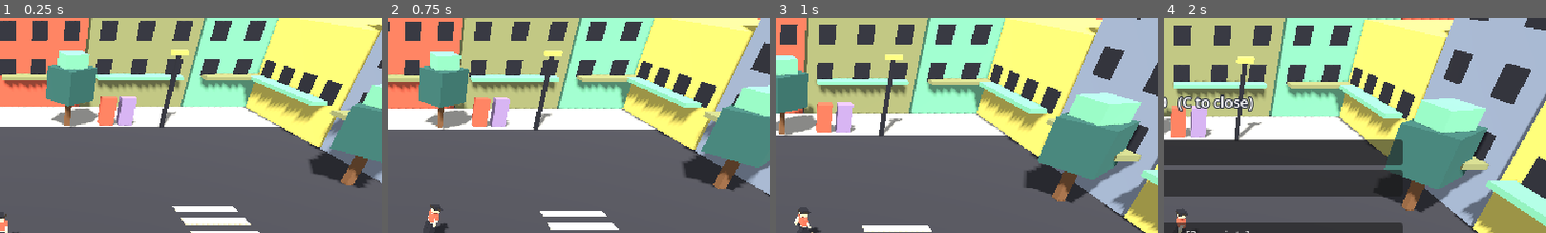
Above: before the commit, frames 1-4 (left to right).
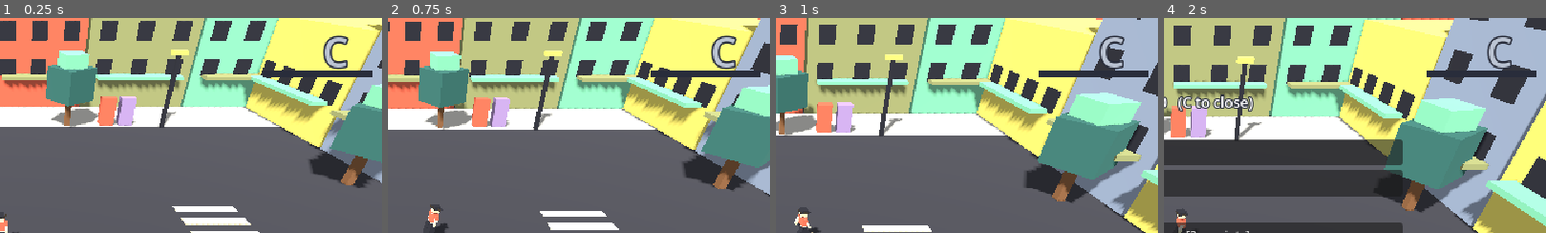
Above: after the commit, the same moments.

Repository: yauchai2/Game-Lab-2
Game: Godot game, scene res://game/main.tscn
Same seed, same stepped clock (60 frames per second), same inputs: the game is played once before the commit and once after it.
Inputs (mouse positions are % of the whole screen's width and height, from its top left):
- Up to frame 1 (0.25 s): no input
- Up to frame 2 (0.75 s): tap Enter at 0.5 s; move the mouse to (72, 45) at 0.52 s; tap Space at 0.6 s; click (72, 45) at 0.67 s
- Up to frame 3 (1 s): tap Space at 0.77 s
- Up to frame 4 (2 s): tap Space at 1.07, 1.52, 1.55, 1.82 s; move the mouse to (30, 55) at 1.27 s; tap C at 1.35 s; click (30, 55) at 1.42 s
The pictures show only the part of the screen within x 50-100%, y 0-50%; the shares and areas given below are measured in that part.

The runs differ from the first frame. In frame 1, 1.3% of the frame differs, in the area x 68-98%, y 8-28%; in frame 2, 1.4%; in frame 3, 1.2%; in frame 4, 0.9%.

Commit message:
Style meter (C-S ranks) with in-world random perk crates on rank-up
Co-Authored-By: Claude Sonnet 5.5 <noreply@anthropic.com>
Claude-Session: https://claude.ai/code/session_018tqqU7rwEZ4u67toavQ9ri

Diff:
--- a/game/scripts/enemy.gd
+++ b/game/scripts/enemy.gd
@@ -40,6 +40,9 @@
 		remove_from_group("enemies")
 		collision_layer = 0
 		_drop_loot()
+		var player := get_tree().get_first_node_in_group("player")
+		if player:
+			player.add_style(5.0)
 		var die := create_tween()
 		die.tween_property(self, "scale", Vector3(1.2, 0.01, 1.2), 0.25)
 		die.tween_callback(queue_free)
--- a/game/scripts/hud.gd
+++ b/game/scripts/hud.gd
@@ -8,6 +8,9 @@
 var xp_fill := ColorRect.new()
 var info := Label.new()
 var banner := Label.new()
+var rank_label := Label.new()
+var style_back := ColorRect.new()
+var style_fill := ColorRect.new()
 var bench := VBoxContainer.new()
 var bench_msg := Label.new()
 
@@ -38,12 +41,29 @@
 	info.position = Vector2(8, 28)
 	info.add_theme_font_size_override("font_size", 10)
 	add_child(info)
+	rank_label.position = Vector2(590, 4)
+	rank_label.add_theme_font_size_override("font_size", 34)
+	rank_label.add_theme_color_override("font_outline_color", Color("292D3B"))
+	rank_label.add_theme_constant_override("outline_size", 6)
+	add_child(rank_label)
+	style_back.color = Color("292D3B")
+	style_back.position = Vector2(540, 44)
+	style_back.size = Vector2(92, 5)
+	add_child(style_back)
+	style_fill.color = Color("D6D573")
+	style_fill.position = Vector2(541, 45)
+	style_fill.size = Vector2(90, 3)
+	add_child(style_fill)
 	banner.position = Vector2(8, 150)
 	banner.add_theme_font_size_override("font_size", 20)
 	add_child(banner)
 
 func _process(_delta: float) -> void:
 	hp_fill.size.x = BAR_SIZE.x * float(jax.hp) / float(jax.max_hp)
+	var r: int = jax.rank_index()
+	rank_label.text = jax.RANKS[r]
+	rank_label.add_theme_color_override("font_color", [Color("BCC5D4"), Color("75C7B0"), Color("D6D573"), Color("CC6657")][r])
+	style_fill.size.x = 90.0 * fmod(jax.style, 25.0) / 25.0 if r < 3 else 90.0
 	xp_fill.size.x = BAR_SIZE.x * float(jax.xp) / float(jax.xp_to_next())
 	var cd: float = jax.skill_timer
 	var skill := "READY" if cd <= 0.0 else "%.1fs" % cd
@@ -51,8 +71,8 @@
 	info.text = "Lv %d  HP %d/%d  Wave %d  Receipts %d\nDemolish [Q/RMB]: %s   Dash [Space]: %s   Cartridge [C]" % [jax.level, jax.hp, jax.max_hp, get_parent().wave, jax.receipts, skill, dash]
 	if jax.dead:
 		banner.text = "KO  -  press R to restart"
-	elif jax.levelup_flash > 0.0:
-		banner.text = "LEVEL UP!"
+	elif jax.flash_time > 0.0:
+		banner.text = jax.flash_text
 	else:
 		banner.text = ""
 
--- a/game/scripts/jax.gd
+++ b/game/scripts/jax.gd
@@ -20,7 +20,12 @@
 var dead := false
 var level := 1
 var xp := 0
-var levelup_flash := 0.0
+var flash_text := ""
+var flash_time := 0.0
+var style := 0.0
+var style_idle := 0.0
+var last_offer_time := -99.0
+var clock := 0.0
 var receipts := 0
 var owned: Array[String] = []
 var slots: Array[String] = ["", ""]
@@ -49,7 +54,8 @@
 		max_hp += 10
 		skill_damage += 3
 		hp = max_hp
-		levelup_flash = 1.5
+		flash_text = "LEVEL UP!"
+		flash_time = 1.5
 
 const ZONE := preload("res://game/scripts/zone.gd")
 
@@ -87,6 +93,72 @@
 	equip(id)
 	return true
 
+const RANKS := ["C", "B", "A", "S"]
+const RANK_MULT := [1.0, 1.1, 1.25, 1.5]
+const PERK_CRATE := preload("res://game/scripts/perk_crate.gd")
+
+const PERKS := {
+	"damage": {"name": "Heavy Hands: Demolish dmg +20%"},
+	"radius": {"name": "Wide Slam: range +0.6m"},
+	"cooldown": {"name": "Quick Reset: cooldown -15%"},
+	"speed": {"name": "Fast Feet: move +12%"},
+	"dash": {"name": "Smooth Ride: dash cd -20%"},
+	"vitality": {"name": "Thick Skin: max HP +25"},
+	"receipts": {"name": "Pocket Change: +5 receipts"},
+}
+
+func rank_index() -> int:
+	return clampi(int(style / 25.0), 0, 3)
+
+func style_mult() -> float:
+	return RANK_MULT[rank_index()]
+
+# Style: hits, kills and close-call dashes build it; getting hit and idling drain it.
+func add_style(amount: float) -> void:
+	var before := rank_index()
+	style = clampf(style + amount, 0.0, 99.9)
+	style_idle = 0.0
+	var after := rank_index()
+	if after > before and clock - last_offer_time > 15.0:
+		last_offer_time = clock
+		flash_text = "STYLE %s!  Grab a perk" % RANKS[after]
+		flash_time = 2.0
+		_offer_perks()
+
+# Three random perk crates appear around Jax; walk into one, the rest vanish. No menu.
+func _offer_perks() -> void:
+	var pool: Array = PERKS.keys()
+	pool.shuffle()
+	var forward := -global_transform.basis.z
+	forward.y = 0.0
+	for i in 3:
+		var crate := Node3D.new()
+		crate.set_script(PERK_CRATE)
+		crate.perk_id = pool[i]
+		crate.label_text = PERKS[pool[i]]["name"]
+		get_parent().add_child(crate)
+		var dir := forward.rotated(Vector3.UP, (i - 1) * 0.9)
+		var pos := global_position + dir * 4.0
+		crate.global_position = Vector3(clampf(pos.x, -17.0, 17.0), 0.6, clampf(pos.z, -17.0, 17.0))
+
+func apply_perk(id: String) -> void:
+	match id:
+		"damage":
+			skill_damage = int(ceil(skill_damage * 1.2))
+		"radius":
+			skill_radius += 0.6
+		"cooldown":
+			skill_cooldown *= 0.85
+		"speed":
+			speed *= 1.12
+		"dash":
+			dash_cooldown *= 0.8
+		"vitality":
+			max_hp += 25
+			hp += 25
+		"receipts":
+			receipts += 5
+
 func heal(amount: int) -> void:
 	hp = mini(hp + amount, max_hp)
 
@@ -94,6 +166,7 @@
 	if dead or dash_left > 0.0:
 		return
 	hp = maxi(hp - amount, 0)
+	style = maxf(style - 30.0, 0.0)
 	if hp == 0:
 		dead = true
 		has_target = false
@@ -141,9 +214,20 @@
 	dir.y = 0.0
 	dash_dir = dir.normalized()
 	dash_left = dash_time
+	if _danger_near(3.5):
+		add_style(10.0)
 	dash_timer = dash_cooldown
 	has_target = false
 	look_at(global_position + dash_dir, Vector3.UP)
+
+func _danger_near(radius: float) -> bool:
+	for group in ["enemies", "projectiles"]:
+		for n in get_tree().get_nodes_in_group(group):
+			var d: Vector3 = n.global_position - global_position
+			d.y = 0.0
+			if d.length() < radius:
+				return true
+	return false
 
 # 拆場: short windup, then a shockwave that hits every enemy in range.
 func use_skill() -> void:
@@ -185,13 +269,14 @@
 		var away: Vector3 = enemy.global_position - center
 		away.y = 0.0
 		if away.length() <= radius:
-			enemy.take_damage(dmg, center)
+			enemy.take_damage(int(dmg * style_mult()), center)
 			hit_count += 1
 	if hit_count > 0:
-		_hit_stop(0.07)
+		add_style(6.0 * hit_count)
+		_hit_stop(0.07 if rank_index() < 3 else 0.11)
 		var cam := get_viewport().get_camera_3d()
 		if cam and cam.has_method("add_shake"):
-			cam.add_shake(minf(0.15 + hit_count * 0.05, 0.4))
+			cam.add_shake(minf(0.15 + hit_count * 0.05 + rank_index() * 0.05, 0.55))
 	_spawn_shockwave(center, radius)
 
 # Brief freeze on impact: the cheap trick that makes hits feel heavy.
@@ -229,7 +314,11 @@
 func _physics_process(delta: float) -> void:
 	skill_timer = maxf(skill_timer - delta, 0.0)
 	dash_timer = maxf(dash_timer - delta, 0.0)
-	levelup_flash = maxf(levelup_flash - delta, 0.0)
+	flash_time = maxf(flash_time - delta, 0.0)
+	clock += delta
+	style_idle += delta
+	if style_idle > 3.0 and style > 0.0:
+		style = maxf(style - 8.0 * delta, 0.0)
 	if dead:
 		velocity.x = 0.0
 		velocity.z = 0.0
--- /dev/null
+++ b/game/scripts/perk_crate.gd
@@ -0,0 +1,46 @@
+extends Node3D
+## One of three perk crates offered on a style rank-up. Touch one to take it; the others vanish.
+
+var perk_id := "damage"
+var label_text := ""
+var life := 10.0
+
+func _ready() -> void:
+	add_to_group("perk_crates")
+	var mi := MeshInstance3D.new()
+	var bm := BoxMesh.new()
+	bm.size = Vector3(0.6, 0.6, 0.6)
+	mi.mesh = bm
+	var m := StandardMaterial3D.new()
+	m.albedo_color = Color("D6D573")
+	m.shading_mode = BaseMaterial3D.SHADING_MODE_UNSHADED
+	mi.material_override = m
+	add_child(mi)
+	var label := Label3D.new()
+	label.text = label_text
+	label.billboard = BaseMaterial3D.BILLBOARD_ENABLED
+	label.no_depth_test = true
+	label.font_size = 24
+	label.pixel_size = 0.022
+	label.outline_size = 8
+	label.outline_modulate = Color("292D3B")
+	label.position = Vector3(0, 1.0, 0)
+	add_child(label)
+
+func _process(delta: float) -> void:
+	life -= delta
+	rotation.y += delta * 2.5
+	if life <= 0.0:
+		queue_free()
+		return
+	var player := get_tree().get_first_node_in_group("player")
+	if player == null or player.dead:
+		return
+	var d: Vector3 = player.global_position - global_position
+	d.y = 0.0
+	if d.length() < 1.1:
+		player.apply_perk(perk_id)
+		for crate in get_tree().get_nodes_in_group("perk_crates"):
+			if crate != self:
+				crate.queue_free()
+		queue_free()
--- a/game/scripts/projectile.gd
+++ b/game/scripts/projectile.gd
@@ -7,6 +7,7 @@
 var life := 3.0
 
 func _ready() -> void:
+	add_to_group("projectiles")
 	var mi := MeshInstance3D.new()
 	var bm := BoxMesh.new()
 	bm.size = Vector3(0.3, 0.3, 0.3)
Not shown, changed: docs/guides/godot-setup.md
